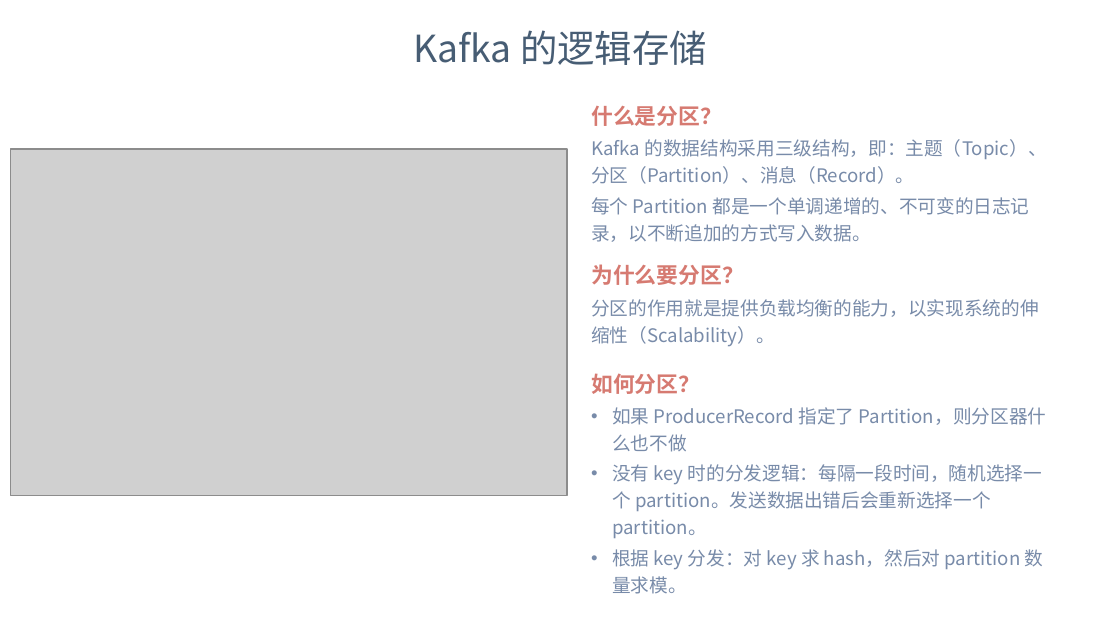
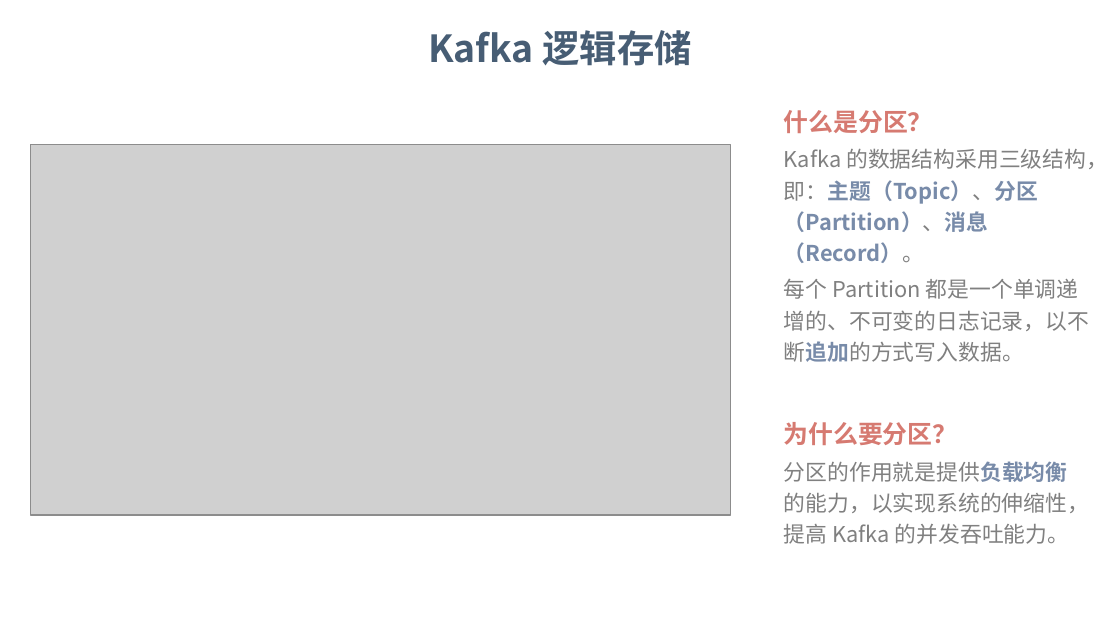
Before and after one commit to dunwu/bigdata-tutorial, a slide deck: slide 7 of assets/kafka/kafka.pptx. Drawn at 1120x630 pixels with LibreOffice and Linux fonts; fonts in the diff are those of the drawing; grey boxes stand for pictures; background and template pictures are left out. Boxes give left, top, right and bottom in pixels: in the first picture for what was removed or moved away, otherwise in the second. Text is boxed around its words. In the diff, an @@ line names an element or a change of style, - is before the commit and + after.

```diff
--- a/assets/kafka/kafka.pptx
+++ b/assets/kafka/kafka.pptx
@@ text at box(428, 30, 691, 66): text changed; font Noto Sans CJK JP to Noto Sans CJK SC; bold on @@
-Kafka 的逻辑存储
+Kafka 逻辑存储
@@ text "什么是分区？": place and size @@
-text "什么是分区？" at box(591, 106, 1047, 242)
+text "什么是分区？" at box(784, 110, 1108, 362)
@@ text "什么是分区？" at box(784, 110, 1108, 362): size 14 to 16 pt in "什么是分区？"; size 12 to 14 pt; text colour #788BA9 to #808080 in "Kafka 的数据结构采用三级结构，即：主题（Topic）、分区（Partition）、消息（Record）。", "每个 Partition 都是一个单调递增的、不可变的日志记录，以不断追加的方式写入数据。"; bold on in "的数据结构采用三级结构，即：主题（Topic）、分区（Partition）、消息（Record）。", "都是一个单调递增的、不可变的日志记录，以不断追加的方式写入数据。" @@
@@ picture: place and size @@
-picture at box(10, 149, 567, 496)
+picture at box(30, 144, 730, 515)
@@ text removed at box(591, 373, 1047, 594) @@
-如何分区？
-• 如果 ProducerRecord 指定了 Partition，则分区器什么也不做
-• 没有 key 时的分发逻辑：每隔一段时间，随机选择一个 partition。发送数据出错后会重新选择一个 partition。
-• 根据 key 分发：对 key 求 hash，然后对 partition 数量求模。
@@ text "为什么要分区？": place and size @@
-text "为什么要分区？" at box(591, 264, 1038, 347)
+text "为什么要分区？" at box(784, 422, 1089, 544)
@@ text at box(784, 422, 958, 445): size 14 to 16 pt in "为什么要分区？" @@
@@ text at box(784, 461, 1089, 544): text changed; size 12 to 14 pt; text colour #788BA9 to #808080 @@
-分区的作用就是提供负载均衡的能力，以实现系统的伸缩性（Scalability）。
+分区的作用就是提供负载均衡的能力，以实现系统的伸缩性，提高 Kafka 的并发吞吐能力。
```
Also in this commit, not shown: 19 other slides changed, 2 slides added, 2 slides removed.
